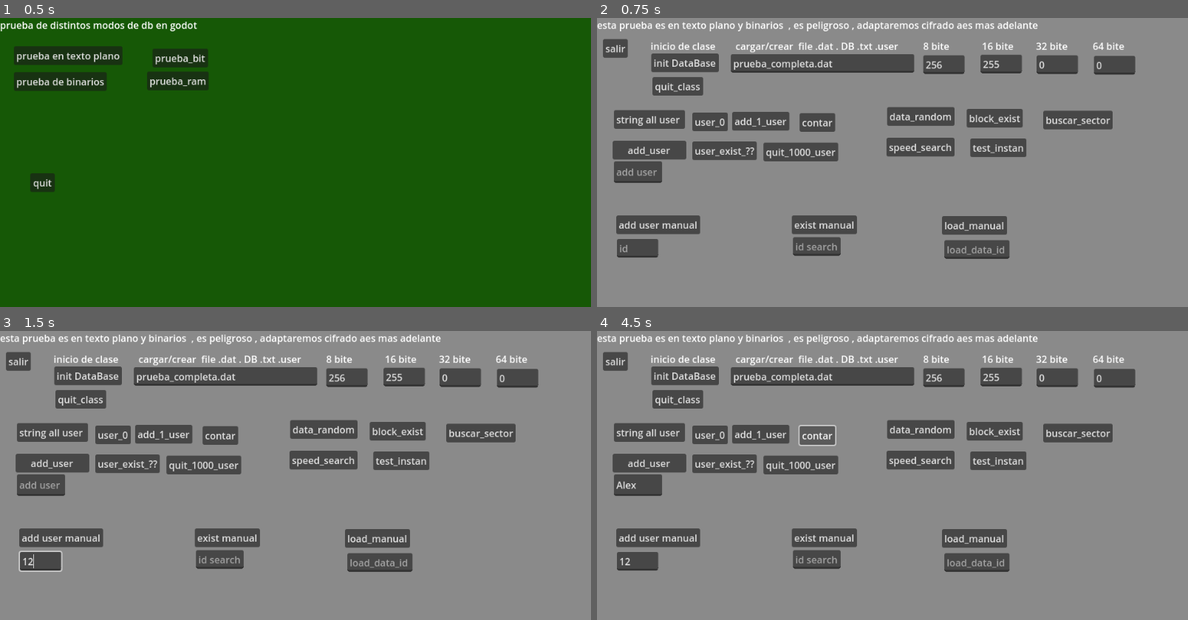
Above: before the commit, frames 1-4 (two rows, left to right).
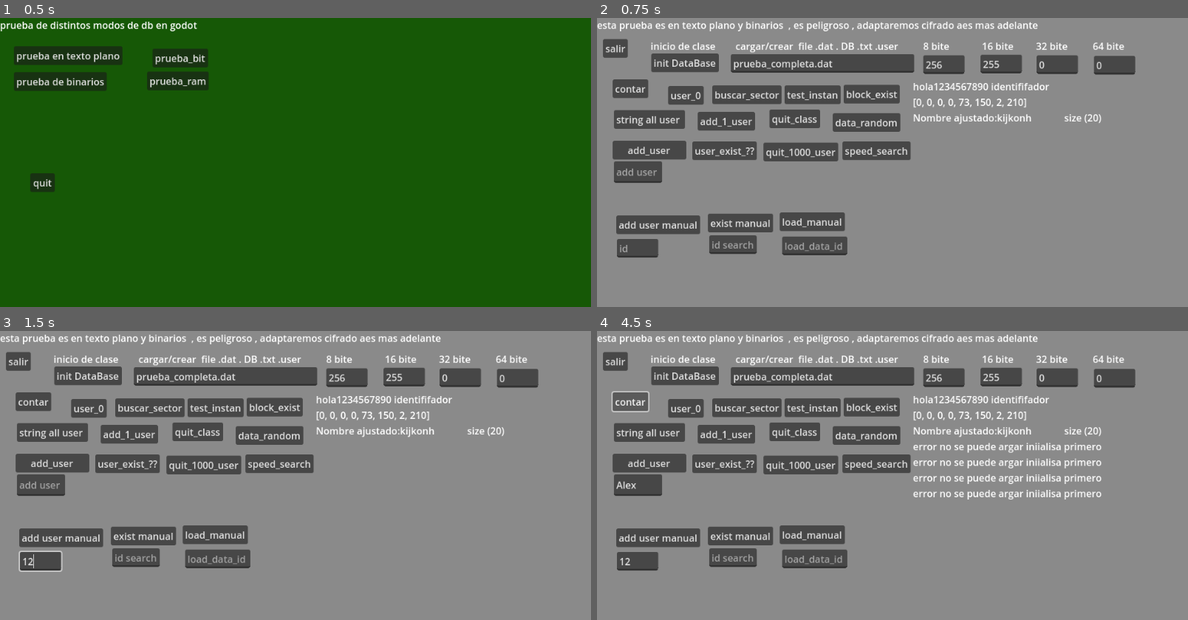
Above: after the commit, the same moments.

Repository: emagood/Dedicated-Server-Godot
Game: Godot game, scene res://escenas/menu/todo_main.tscn
Same seed, same stepped clock (60 frames per second), same inputs: the game is played once before the commit and once after it.
Inputs (mouse positions are in pixels of both pictures, inside the frame that each line leads up to):
- Up to frame 1 (0.5 s): no input
- Up to frame 2 (0.75 s): click "prueba de binarios" at 0.5 s
- Up to frame 3 (1.5 s): click (41, 562) at 1.27 s; type "12" at 1.35 s
- Up to frame 4 (4.5 s): click (638, 484) at 1.5 s; type "Alex" at 1.58 s; click "add_user" at 2 s; click "data_random" at 2.75 s; click "string all user" at 3.5 s; click "contar" at 4.25 s

Frame 1 is identical in both runs. In frame 2, 12% of the frame differs, in the area x 2-88%, y 20-84%; in frame 3, 12%; in frame 4, 13%.

Commit message:
add
mejora

Diff:
--- a/escenas/dbgodot/dbgodot.gd
+++ b/escenas/dbgodot/dbgodot.gd
@@ -36,7 +36,7 @@
 var size_64bit: int
 var total_size: int  # Variable global para almacenar el tamaño total
 var cache: Dictionary = {}
-var cache_size: int = 1 # Tamaño máximo de la caché (opcional) quedo en 5 millones
+var cache_size: int = 500000 # Tamaño máximo de la caché (opcional) quedo en 5 millones
 var test : bool
 
 func _init(filename: String, size_8bit: int, size_16bit: int, size_32bit: int, size_64bit: int, cache_size: int = 500000,test : bool = false ):
--- a/escenas/modo_bin/elserver.gd
+++ b/escenas/modo_bin/elserver.gd
@@ -12,7 +12,7 @@
 
 var user_identifiers = []
 var binary_block_handler = null
-
+@onready var log = $ScrollContainer/log_scroll
 
 var data_8bit
 var data_16bit
@@ -24,10 +24,10 @@
 	data_16bit = generate_random_16bit_data(255)
 	data_64bit = generate_random_64bit_data(4)
 	var array_string = string_to_packedbytearray("1234567890")
-	prints(array_string)
+	label_log(array_string)
 	var name = "kijkonh"
 	var adjusted = nick_name(name)
-	print("Nombre ajustado:", adjusted ,"size (", adjusted.length(),")")
+	label_log("Nombre ajustado:"+ str(adjusted) +"size (" + str(adjusted.length()) + ")")
 
 
 
@@ -72,13 +72,15 @@
 #
 	#prints(binary_block_handler.index)
 #
+func label_log(stra):
+	log.texto += str(stra) + "\n"
 
 
 
 func string_to_packedbytearray(identifier_str: String) -> PackedByteArray:
 	var identifier = int(identifier_str)
 	var packed_identifier = PackedByteArray()
-	prints(identifier , " identififador")
+	label_log(str(identifier) + " " + "identififador")
 	for i in range(8):
 		# Extrae cada byte del número de 64 bits
 		packed_identifier.append((identifier >> (8 * (7 - i))) & 0xFF)
@@ -227,7 +229,7 @@
 
 func _on__identificadores_pressed() -> void:
 	if binary_block_handler == null:
-		prints("error no se puede argar iniialisa primero")
+		label_log("error no se puede argar iniialisa primero")
 		return
 	var timer_local = Time.get_ticks_msec()
 	var adduser = int(str($adduser.text))
@@ -235,17 +237,17 @@
 	#return
 	for i in range(adduser):
 		var user_id = generate_random_identifier()
-		print("Generado identificador:", user_id)
+		label_log("Generado identificador:"+ str(user_id))
 		user_identifiers.append(user_id)
 		#var data_8bit = generate_random_8bit_data(256)
 		#var data_16bit = generate_random_16bit_data(255)
 		#var data_64bit = generate_random_64bit_data(4)
 		#prints(data_8bit , " datos de 8 bit ema prueba total")
-		print("Guardando datos para el identificador:", user_id)
+		label_log("Guardando datos para el identificador:"+ str(user_id))
 		if not binary_block_handler.save_data_block(user_id, data_8bit, data_16bit, [], []):
-			print("Error al guardar los datos del usuario con identificador:", user_id)
-		else:
-			print("Datos guardados correctamente para el identificador:", user_id)
+			label_log("Error al guardar los datos del usuario con identificador:"+ str(user_id))
+		else:
+			label_log("Datos guardados correctamente para el identificador:"+ str(user_id))
 
 	#pass # Replace with function body.
 
@@ -269,7 +271,7 @@
 
 func _on_data_random_id_pressed() -> void:
 	if binary_block_handler == null:
-		prints("error no se puede argar iniialisa primero")
+		label_log("error no se puede argar iniialisa primero")
 		return
 	var total = 5
 	for user_id in user_identifiers:
@@ -293,8 +295,8 @@
 		#var data_64bit = generate_random_64bit_data(4)
 
 		binary_block_handler.save_data_block(user_id, data_8bit, data_16bit, [],[])
-		prints(loaded_block.data_8bit.size() , "  este es el bloque de  8 bit de memoria")
-		prints(loaded_block.data_16bit.size() , "  este es el bloque de  16 bit de memoria")
+		label_log(str(loaded_block.data_8bit.size() )+" " +"  este es el bloque de  8 bit de memoria")
+		label_log(str(loaded_block.data_16bit.size())+ " " + "  este es el bloque de  16 bit de memoria")
 		#binary_block_handler.load_data_block(user_id)
 		#print("Datos cargados para el identificador:", user_id)
 		#print("Datos de 8 bits:", loaded_block.data_8bit)
@@ -308,7 +310,7 @@
 
 func _on_string_data_pressed() -> void:
 	if binary_block_handler == null:
-		prints("error no se puede argar iniialisa primero")
+		label_log("error no se puede argar iniialisa primero")
 		return
 
 
@@ -327,7 +329,7 @@
 
 func _on_delete_1k_pressed() -> void:
 	if binary_block_handler == null:
-		prints("error no se puede argar iniialisa primero")
+		label_log("error no se puede argar iniialisa primero")
 		return
 	# Eliminar datos de los usuarios
 	var total = 0
@@ -356,14 +358,14 @@
 
 func _on_count_user_pressed() -> void:
 	if binary_block_handler == null:
-		prints("error no se puede argar iniialisa primero")
+		label_log("error no se puede argar iniialisa primero")
 		return
 	var timer_local = Time.get_ticks_msec()
 	var all_blocks = binary_block_handler.load_all_blocks()
 	if all_blocks.size() > 0:
 		print("Se han cargado  (", all_blocks.size(), ")  bloques del archivo. en milisegundos (" , Time.get_ticks_msec() - timer_local ,") ")
-	#prints(user_identifiers)
-	#prints(all_blocks)
+	#label_log(user_identifiers)
+	#label_log(all_blocks)
 	user_identifiers = all_blocks.duplicate()
 	# probando multiples archivos
 
@@ -372,7 +374,7 @@
 	var total_identifiers = binary_block_handler.count_valid_identifiers(num_files)
 	print("Total de identificadores válidos:", total_identifiers)
 	print("Se han cargado  (", total_identifiers, ")  bloques del archivo multiples. en milisegundos (" , Time.get_ticks_msec() - timer_local ,") ")
-	#prints(user_identifiers)
+	#label_log(user_identifiers)
 	pass # Replace with function body.
 
 
@@ -394,7 +396,7 @@
 
 func _on_buscar_desde_pressed() -> void:
 	if binary_block_handler == null:
-		prints("error no se puede argar iniialisa primero")
+		label_log("error no se puede argar iniialisa primero")
 		return
 	var timer_local = Time.get_ticks_msec()
 	var start_block = 0
@@ -432,7 +434,7 @@
 
 func _on_user_1_pressed() -> void:
 	if binary_block_handler == null:
-		prints("error no se puede argar iniialisa primero")
+		label_log("error no se puede argar iniialisa primero")
 		return
 
 	for i in range(1):
@@ -442,15 +444,15 @@
 		var data_8bit = generate_random_8bit_data(256)
 		var data_16bit = generate_random_16bit_data(255)
 		#var data_64bit = generate_random_64bit_data(4)
-		prints(data_8bit , " datos de 8 bit ema prueba total")
-		print("Guardando datos para el identificador:", user_id)
+		label_log(str(data_8bit)+" " +" datos de 8 bit ema prueba total")
+		label_log("Guardando datos para el identificador:" + " :" + str( user_id))
 		if not binary_block_handler.save_data_block(user_id, data_8bit, data_16bit, [], []):
-			print("Error al guardar los datos del usuario con identificador:", user_id)
-		else:
-			print("Datos guardados correctamente para el identificador:", user_id)
-
-	pass # Replace with function body.
-	prints("1 user listo")
+			label_log("Error al guardar los datos del usuario con identificador:"+": " +str(user_id))
+		else:
+			label_log("Datos guardados correctamente para el identificador:"+ " " + str( user_id))
+
+	pass # Replace with function body.
+
 
 	pass # Replace with function body.
 
@@ -463,7 +465,7 @@
 func _on_speed_search_pressed() -> void:
 	var timer_local = Time.get_ticks_msec()
 	if binary_block_handler == null:
-		prints("error no se puede argar iniialisa primero")
+		label_log("error no se puede argar iniialisa primero")
 		return
 
 
@@ -475,9 +477,9 @@
 		var num_files = 2 # Número configurable de archivos a abrir
 		var position = binary_block_handler.multi_identifier_file(identifier, num_files)
 		if position != -1:
-			print("Identificador encontrado en la posición multi file :", position)
-		else:
-			print("Identificador no encontrado en los sectores divididos entre", num_files, "archivos")
+			label_log("Identificador encontrado en la posición multi file : "+ str(position))
+		else:
+			label_log("Identificador no encontrado en los sectores divididos entre " + str(num_files) + " archivos")
 
 		print(" bloques del archivo.(multi_identifier_file) en milisegundos (" , Time.get_ticks_msec() - timer_local ,") ")
 
@@ -486,7 +488,7 @@
 
 func _on_block_exist_pressed() -> void:
 	if binary_block_handler == null:
-		prints("error no se puede argar iniialisa primero")
+		label_log("error no se puede argar iniialisa primero")
 		return
 	var timer_local = Time.get_ticks_msec()
 	var count = 0
@@ -494,14 +496,14 @@
 		count += 1
 		timer_local = Time.get_ticks_msec()
 		if binary_block_handler.block_exists(user_id):
-			print(" bloques del archivo.(block exist) en milisegundos (" , Time.get_ticks_msec() - timer_local ,") user id = " ,user_id, " user position =  ",count)
+			label_log(" bloques del archivo.(block exist) en milisegundos (" + str(Time.get_ticks_msec() - timer_local ) + ") user id = " + str(user_id) + " user position =  " + str(count))
 
 	pass # Replace with function body.
 
 
 func _on_prueba_add_use_exist_pressed() -> void:
 	if binary_block_handler == null:
-		prints("error no se puede argar iniialisa primero")
+		label_log("error no se puede argar iniialisa primero")
 		return
 	var user_id = string_to_packedbytearray("1234567890123")
 	print("Generado identificador:", user_id)
@@ -509,22 +511,22 @@
 	var data_8bit = generate_random_8bit_data(256)
 	var data_16bit = generate_random_16bit_data(255)
 	#var data_64bit = generate_random_64bit_data(4)
-	prints(data_8bit , " datos de 8 bit ema prueba total")
-	print("Guardando datos para el identificador:", user_id)
+	label_log(str(data_8bit )+ " datos de 8 bit ema prueba total")
+	label_log("Guardando datos para el identificador:" + str(user_id))
 	if not binary_block_handler.save_data_block(user_id, data_8bit, data_16bit, [], []):
 		print("Error al guardar los datos del usuario con identificador:", user_id)
 	else:
 		print("Datos guardados correctamente para el identificador:", user_id)
 
 	pass # Replace with function body.
-	prints("1 user listo")
+
 
 	pass # Replace with function body.
 
 
 func _on_user_0_pressed() -> void:
 	if binary_block_handler == null:
-		prints("error no se puede argar iniialisa primero")
+		label_log("error no se puede argar iniialisa primero")
 		return
 	var user_id = string_to_packedbytearray("emanuel") ## /// da (0) / 0
 	print("Generado identificador:", user_id)
@@ -540,7 +542,6 @@
 		print("Datos guardados correctamente para el identificador:", user_id)
 
 
-	prints("1 user listo")
 	var loaded_block = binary_block_handler.load_data_block(user_id)
 	if loaded_block:
 		print("Datos cargados para el identificador:", user_id)
@@ -555,7 +556,7 @@
 
 func _on_test_id_speed_pressed() -> void:
 	if binary_block_handler == null:
-		prints("error no se puede argar iniialisa primero")
+		label_log("error no se puede argar iniialisa primero")
 		return
 	var timer_local = Time.get_ticks_msec()
 	var count = 0
@@ -566,13 +567,13 @@
 		if count >= 5000:
 			break
 		#timer_local = Time.get_ticks_msec()
-	prints(user)
+	label_log(str(user) + " identificasdor user no se algo de eso ")
 	if binary_block_handler.load_index_blocks(user):
 
-		print(" bloques del archivo.(load_index_blocks) en milisegundos (" , Time.get_ticks_msec() - timer_local ,") user id = " ,user, " user position =  ",count)
+		label_log(" bloques del archivo.(load_index_blocks) en milisegundos (" +str( Time.get_ticks_msec() - timer_local ) + ") user id = " + str(user) + " user position =  " + str(count))
 	timer_local = Time.get_ticks_msec()
 	if binary_block_handler.block_exists(user):
-		print(" bloques del archivo.(block exists) en milisegundos (" , Time.get_ticks_msec() - timer_local ,") user id = " ,user, " user position =  ",count)
+		label_log(" bloques del archivo.(block exists) en milisegundos (" +str( Time.get_ticks_msec() - timer_local ) + ") user id = " + str(user) + " user position =  " + str(count))
 
 	pass # Replace with function body.load_index_blocks
 
@@ -581,10 +582,10 @@
 
 func _on_aad_user_manueal_pressed() -> void:
 	if binary_block_handler == null:
-		prints("error no se puede argar iniialisa primero")
+		label_log("error no se puede argar iniialisa primero")
 		return
 	if $"aad_user manueal/add_id".text == "":
-		prints("error ingrese un string valido ")
+		label_log("error ingrese un string valido ")
 		return
 	var user_id =  string_to_packedbytearray($"aad_user manueal/add_id".text)  #generate_random_identifier()
 	var temp_user
@@ -592,21 +593,21 @@
 	var data_16bit = generate_random_16bit_data(255)
 	#var data_64bit = generate_random_64bit_data(4)
 	#prints(data_8bit , " datos de 8 bit ema prueba total")
-	print("Guardando datos para el identificador:", user_id)
+	label_log("Guardando datos para el identificador:"+ str( user_id))
 	if not binary_block_handler.save_data_block(user_id, data_8bit, data_16bit, [], []):
-		print("Error al guardar los datos del usuario con identificador:", user_id)
+		label_log("Error al guardar los datos del usuario con identificador:"+str( user_id))
 	else:
-		print("Datos guardados correctamente para el identificador:", user_id)
+		label_log("Datos guardados correctamente para el identificador:" + str(user_id))
 
 
 
 
 func _on_exist_manual_pressed() -> void:
 	if binary_block_handler == null:
-		prints("error no se puede argar iniialisa primero")
+		label_log("error no se puede argar iniialisa primero")
 		return
 	if $exist_manual/id_search.text == "":
-		prints("error ingrese un string valido ")
+		label_log("error ingrese un string valido ")
 		return
 	var user_id = string_to_packedbytearray($exist_manual/id_search.text)
 	var loaded_block = binary_block_handler.block_exists(user_id)
@@ -622,10 +623,10 @@
 
 func _on_load_manual_pressed() -> void:
 	if binary_block_handler == null:
-		prints("error no se puede argar iniialisa primero")
+		label_log("error no se puede argar iniialisa primero")
 		return
 	if $load_manual/load_data_id.text == "":
-		prints("error ingrese un string valido ")
+		label_log("error ingrese un string valido ")
 		return
 	var user_id = string_to_packedbytearray($load_manual/load_data_id.text)
 	var loaded_block = binary_block_handler.load_data_block(user_id)
@@ -641,7 +642,7 @@
 func _on_init_database_pressed() -> void:
 	if binary_block_handler != null:
 		#binary_block_handler.queue_free()
-		prints("clase ya iniciada configuracion: archivo ",binary_block_handler.filename," size 8: ",binary_block_handler.size_8bit," size 16: ",binary_block_handler.size_16bit," size 32: ",binary_block_handler.size_32bit ," size 64: ",binary_block_handler.size_64bit)
+		label_log("clase ya iniciada configuracion: archivo "+ str(binary_block_handler.filename) + " size 8: " + str(binary_block_handler.size_8bit) + " size 16: " + str(binary_block_handler.size_16bit) + " size 32: "+ str(binary_block_handler.size_32bit) + " size 64: "+ str(binary_block_handler.size_64bit))
 		return
 
 	binary_block_handler = BinaryBlockHandler.new($init_database/file.text,int($init_database/n8bit.text), int($init_database/n16bit.text), int($init_database/n32bit.text), int($init_database/n64bit.text))
@@ -654,7 +655,7 @@
 	if binary_block_handler != null:
 		binary_block_handler.queue_free()
 		binary_block_handler = null
-		prints("se elimino la clase")
+		label_log("se elimino la clase")
 	else:
-		prints("no se nicio la clase")
-	pass # Replace with function body.
+		label_log("no se nicio la clase")
+	pass # Replace with function body.
--- a/escenas/modo_bin/elserver.tscn
+++ b/escenas/modo_bin/elserver.tscn
@@ -1,6 +1,7 @@
-[gd_scene load_steps=2 format=3 uid="uid://dpshlghi16q4c"]
+[gd_scene load_steps=3 format=3 uid="uid://dpshlghi16q4c"]
 
 [ext_resource type="Script" path="res://escenas/modo_bin/elserver.gd" id="1_sqspy"]
+[ext_resource type="Script" path="res://escenas/modo_bin/log_scroll.gd" id="3_xmiep"]
 
 [node name="prueba" type="Control"]
 layout_mode = 3
@@ -38,10 +39,10 @@
 
 [node name="data_random_id" type="Button" parent="."]
 layout_mode = 0
-offset_left = 481.0
-offset_top = 148.0
-offset_right = 489.0
-offset_bottom = 156.0
+offset_left = 391.0
+offset_top = 158.0
+offset_right = 503.0
+offset_bottom = 189.0
 text = "data_random"
 
 [node name="string_data" type="Button" parent="."]
@@ -54,10 +55,10 @@
 
 [node name="count_user" type="Button" parent="."]
 layout_mode = 0
-offset_left = 336.0
-offset_top = 158.0
-offset_right = 395.0
-offset_bottom = 189.0
+offset_left = 26.0
+offset_top = 102.0
+offset_right = 85.0
+offset_bottom = 133.0
 text = "contar"
 
 [node name="Label" type="Label" parent="."]
@@ -68,18 +69,18 @@
 
 [node name="buscar_desde" type="Button" parent="."]
 layout_mode = 0
-offset_left = 740.0
-offset_top = 154.0
-offset_right = 855.0
-offset_bottom = 185.0
+offset_left = 191.0
+offset_top = 112.0
+offset_right = 306.0
+offset_bottom = 143.0
 text = "buscar_sector"
 
 [node name="add_user_1" type="Button" parent="."]
 layout_mode = 0
-offset_left = 224.0
+offset_left = 167.0
 offset_top = 156.0
-offset_right = 232.0
-offset_bottom = 164.0
+offset_right = 262.0
+offset_bottom = 187.0
 text = "add_1_user"
 
 [node name="salir" type="Button" parent="."]
@@ -92,18 +93,18 @@
 
 [node name="speed_search" type="Button" parent="."]
 layout_mode = 0
-offset_left = 480.0
-offset_top = 199.0
-offset_right = 593.0
-offset_bottom = 230.0
+offset_left = 407.0
+offset_top = 205.0
+offset_right = 520.0
+offset_bottom = 236.0
 text = "speed_search"
 
 [node name="block_exist" type="Button" parent="."]
 layout_mode = 0
-offset_left = 613.0
-offset_top = 151.0
-offset_right = 706.0
-offset_bottom = 182.0
+offset_left = 409.0
+offset_top = 111.0
+offset_right = 502.0
+offset_bottom = 142.0
 text = "block_exist"
 
 [node name="prueba add_use_exist" type="Button" parent="."]
@@ -116,18 +117,18 @@
 
 [node name="user_0" type="Button" parent="."]
 layout_mode = 0
-offset_left = 158.0
-offset_top = 157.0
-offset_right = 217.0
-offset_bottom = 188.0
+offset_left = 118.0
+offset_top = 113.0
+offset_right = 177.0
+offset_bottom = 144.0
 text = "user_0"
 
 [node name="test_id_speed" type="Button" parent="."]
 layout_mode = 0
-offset_left = 619.0
-offset_top = 200.0
-offset_right = 712.0
-offset_bottom = 231.0
+offset_left = 311.0
+offset_top = 112.0
+offset_right = 404.0
+offset_bottom = 143.0
 text = "test_instan"
 
 [node name="aad_user manueal" type="Button" parent="."]
@@ -148,10 +149,10 @@
 
 [node name="exist_manual" type="Button" parent="."]
 layout_mode = 0
-offset_left = 323.0
-offset_top = 328.0
-offset_right = 431.0
-offset_bottom = 359.0
+offset_left = 184.0
+offset_top = 325.0
+offset_right = 292.0
+offset_bottom = 356.0
 text = "exist manual"
 
 [node name="id_search" type="LineEdit" parent="exist_manual"]
@@ -164,10 +165,10 @@
 
 [node name="load_manual" type="Button" parent="."]
 layout_mode = 0
-offset_left = 572.0
-offset_top = 329.0
-offset_right = 680.0
-offset_bottom = 360.0
+offset_left = 303.0
+offset_top = 323.0
+offset_right = 411.0
+offset_bottom = 354.0
 text = "load_manual"
 
 [node name="load_data_id" type="LineEdit" parent="load_manual"]
@@ -241,10 +242,10 @@
 
 [node name="quit_class" type="Button" parent="."]
 layout_mode = 0
-offset_left = 92.0
-offset_top = 98.0
-offset_right = 176.0
-offset_bottom = 129.0
+offset_left = 286.0
+offset_top = 152.0
+offset_right = 370.0
+offset_bottom = 183.0
 text = "quit_class"
 
 [node name="adduser" type="TextEdit" parent="."]
@@ -254,6 +255,26 @@
 offset_right = 108.0
 offset_bottom = 274.0
 placeholder_text = "add user"
+
+[node name="ScrollContainer" type="ScrollContainer" parent="."]
+layout_mode = 1
+anchors_preset = -1
+anchor_left = 0.530612
+anchor_top = -0.627083
+anchor_right = 0.530612
+anchor_bottom = 0.742
+offset_left = 4.0
+offset_top = 403.0
+offset_right = 457.0
+offset_bottom = 174.84
+horizontal_scroll_mode = 3
+vertical_scroll_mode = 3
+
+[node name="log_scroll" type="VBoxContainer" parent="ScrollContainer"]
+layout_mode = 2
+size_flags_horizontal = 3
+size_flags_vertical = 3
+script = ExtResource("3_xmiep")
 
 [connection signal="pressed" from="20_add_user" to="." method="_on__identificadores_pressed"]
 [connection signal="pressed" from="delete_1k" to="." method="_on_delete_1k_pressed"]
--- /dev/null
+++ b/escenas/modo_bin/log.gd
@@ -0,0 +1,13 @@
+extends Label
+var texto = ""
+
+# Called when the node enters the scene tree for the first time.
+func _ready() -> void:
+
+	pass # Replace with function body.
+
+
+# Called every frame. 'delta' is the elapsed time since the previous frame.
+func _process(delta: float) -> void:
+	self.text = texto
+	pass
--- /dev/null
+++ b/escenas/modo_bin/log.tscn
@@ -0,0 +1,11 @@
+[gd_scene load_steps=2 format=3 uid="uid://dp5abyxh6wdr1"]
+
+[ext_resource type="Script" path="res://escenas/modo_bin/log.gd" id="1_sidc7"]
+
+[node name="log" type="Label"]
+offset_left = 3.0
+offset_top = 406.0
+offset_right = 977.0
+offset_bottom = 488.0
+text = "yu8y8uy"
+script = ExtResource("1_sidc7")
--- /dev/null
+++ b/escenas/modo_bin/log_scroll.gd
@@ -0,0 +1,24 @@
+extends VBoxContainer
+var texto = "hola"
+var data_exten
+# Called when the node enters the scene tree for the first time.
+func _ready() -> void:
+	data_exten = load("res://escenas/modo_bin/log.tscn").instantiate()
+	data_exten.texto = texto
+
+
+	add_child(data_exten)
+	prints("⭐️ DATOS AL NODO TEXTO INSTANCIADO ⭐️ /n hola" )
+	pass # Replace with function body.
+
+
+# Called every frame. 'delta' is the elapsed time since the previous frame.
+func _process(delta: float) -> void:
+	if texto.length() >= 900:
+		texto = ""
+		data_exten.texto = texto
+	data_exten.texto = texto
+
+
+
+	pass
Binary file changed: prueba_completa.dat
